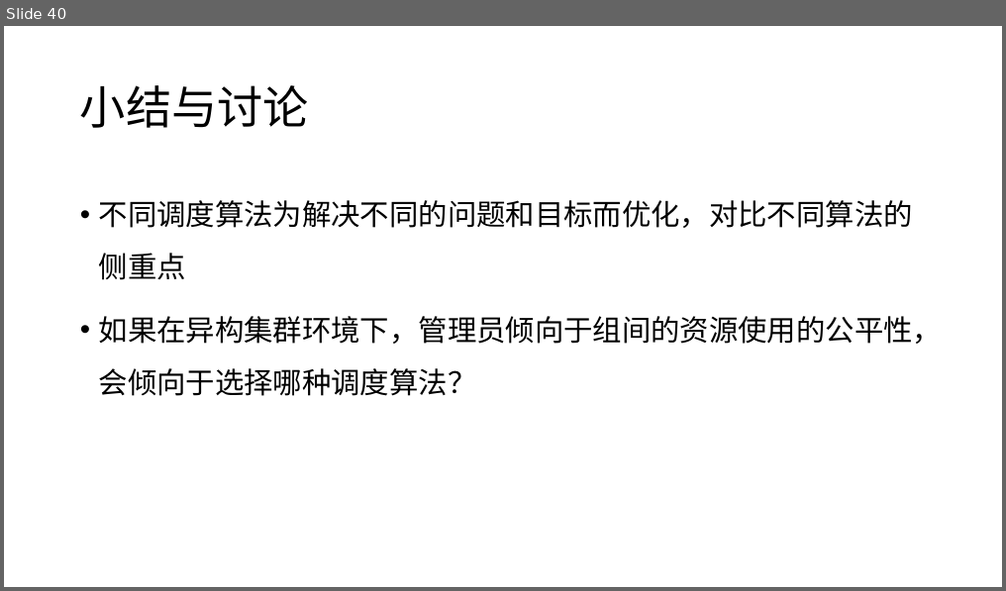
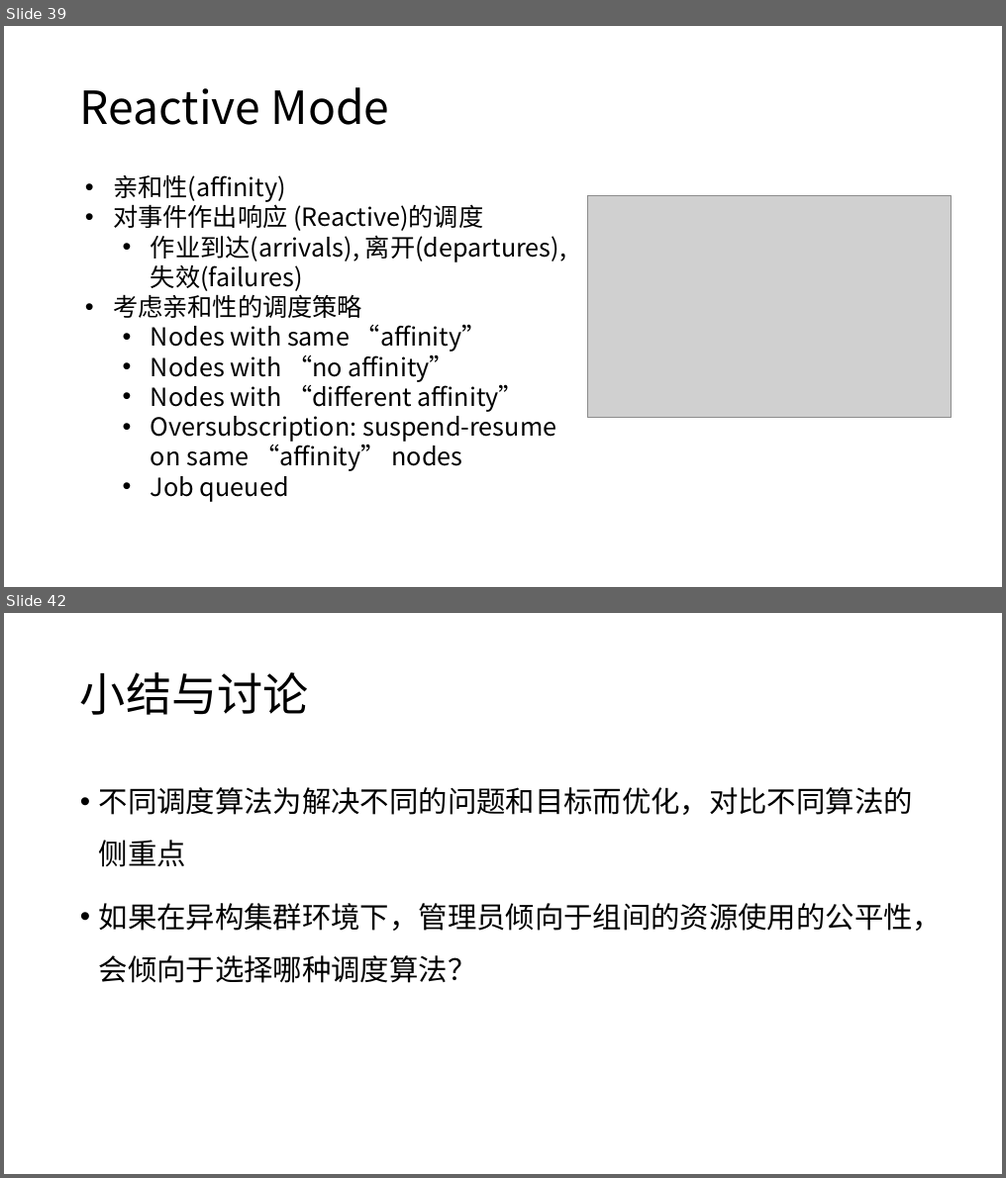
Before and after one commit to microsoft/AI-System, a slide deck: Lectures/BasicTopics/SystemforAI-7-Platform.ppsx. Shown one above the other, each under a label of ours: slide 40 before the commit, slides 39 and 42 after it; the slides between them are not shown. The pictures are 1006x591 and 1006x1178 pixels, drawn with LibreOffice and Linux fonts; fonts in the diff are those of the drawing; grey boxes stand for pictures. Boxes give left, top, right and bottom in pixels: in the first picture for what was removed or moved away, otherwise in the second. Text is boxed around its words. In the diff, an @@ line names an element or a change of style, - is before the commit and + after.

```diff
--- a/Lectures/BasicTopics/SystemforAI-7-Platform.ppsx
+++ b/Lectures/BasicTopics/SystemforAI-7-Platform.ppsx
@@ slide 39 added at [4, 26, 1002, 587], background #FFFFFF @@
@@ title added at [80, 87, 390, 125], 44 pt, text #000000 @@
+Reactive Mode
@@ text added at [113, 174, 566, 502], 24 pt, text #000000 @@
+• 亲和性(affinity)
+• 对事件作出响应 (Reactive)的调度
+  • 作业到达(arrivals), 离开(departures), 失效(failures)
+• 考虑亲和性的调度策略
+  • Nodes with same “affinity”
+  • Nodes with “no affinity”
+  • Nodes with “different affinity”
+  • Oversubscription: suspend-resume on same “affinity” nodes
+  • Job queued
@@ picture added at [587, 196, 951, 417] @@
@@ what was slide 40 is now slide 42 @@
```
Also in this commit, not shown: 18 slides changed, 2 other slides added, 1 slide removed, 3 other files.
